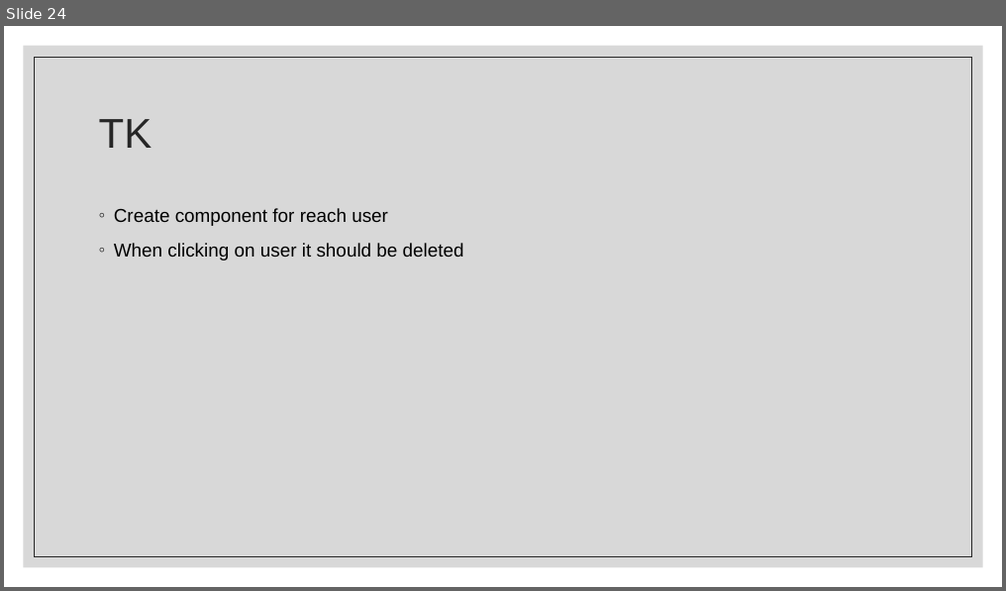
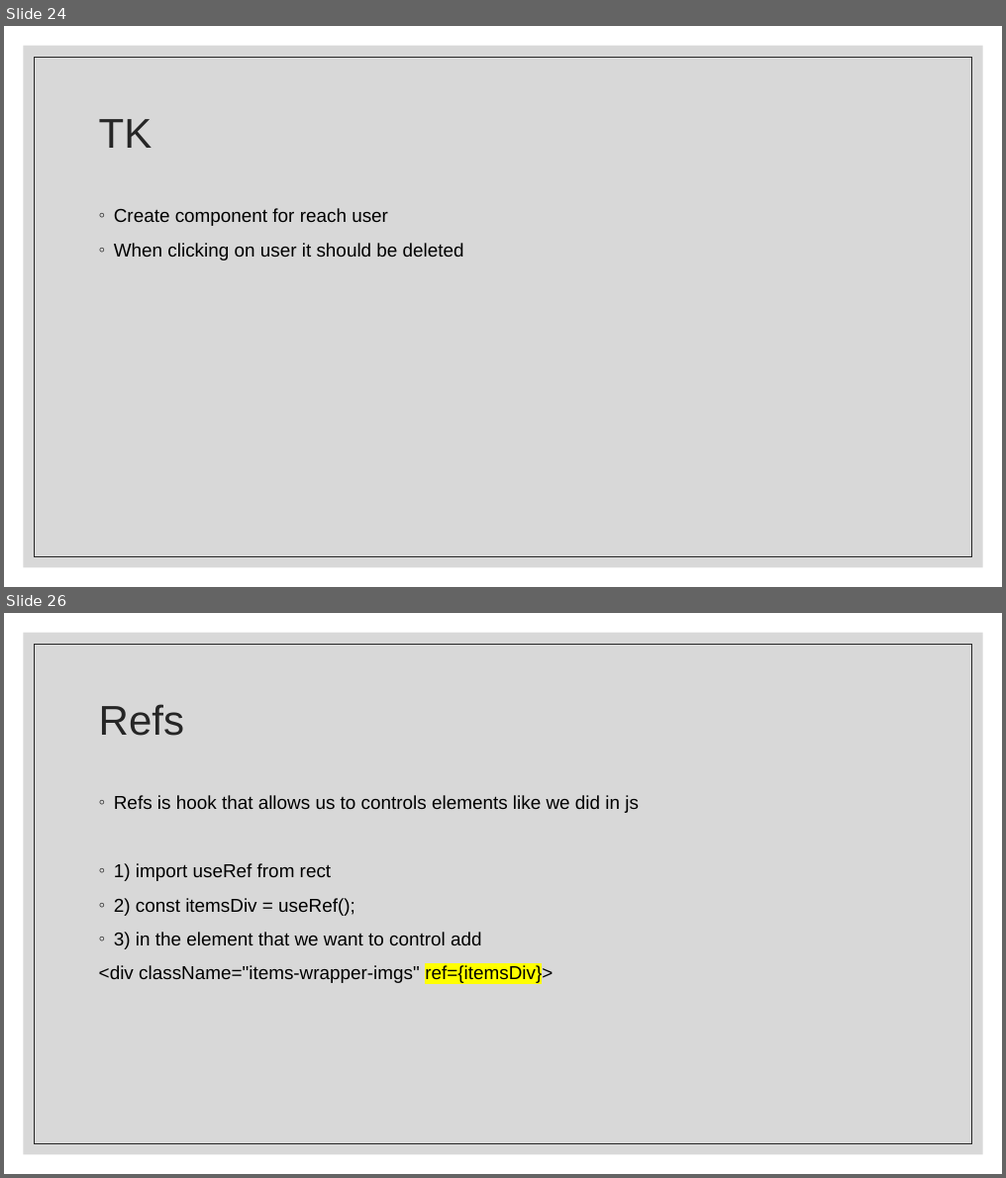
Before and after one commit to Rlss91/ht_W011121MR_morning_first-project, a slide deck: docs/React.pptx. Shown one above the other, each under a label of ours: slide 24 before the commit, slides 24 and 26 after it; the slides between them are not shown. The pictures are 1006x591 and 1006x1178 pixels, drawn with LibreOffice and Linux fonts; fonts in the diff are those of the drawing. Boxes give left, top, right and bottom in pixels: in the first picture for what was removed or moved away, otherwise in the second. Text is boxed around its words. In the diff, an @@ line names an element or a change of style, - is before the commit and + after.

```diff
--- a/docs/React.pptx
+++ b/docs/React.pptx
@@ slide 26 added at <box>4,613,1002,1174</box>, background #FFFFFF; not listed: 2 template elements that a slide beside it also shows @@
@@ title added at <box>99,704,184,736</box>, 40 pt, text #262626 @@
+Refs
@@ text added at <box>99,795,639,984</box>, 18 pt, text #000000 @@
+◦ Refs is hook that allows us to controls elements like we did in js
+◦ 1) import useRef from rect
+◦ 2) const itemsDiv = useRef();
+◦ 3) in the element that we want to control add
+<div className="items-wrapper-imgs" ref={itemsDiv}>
```
Also in this commit, not shown: 5 other slides added, 4 other files.
